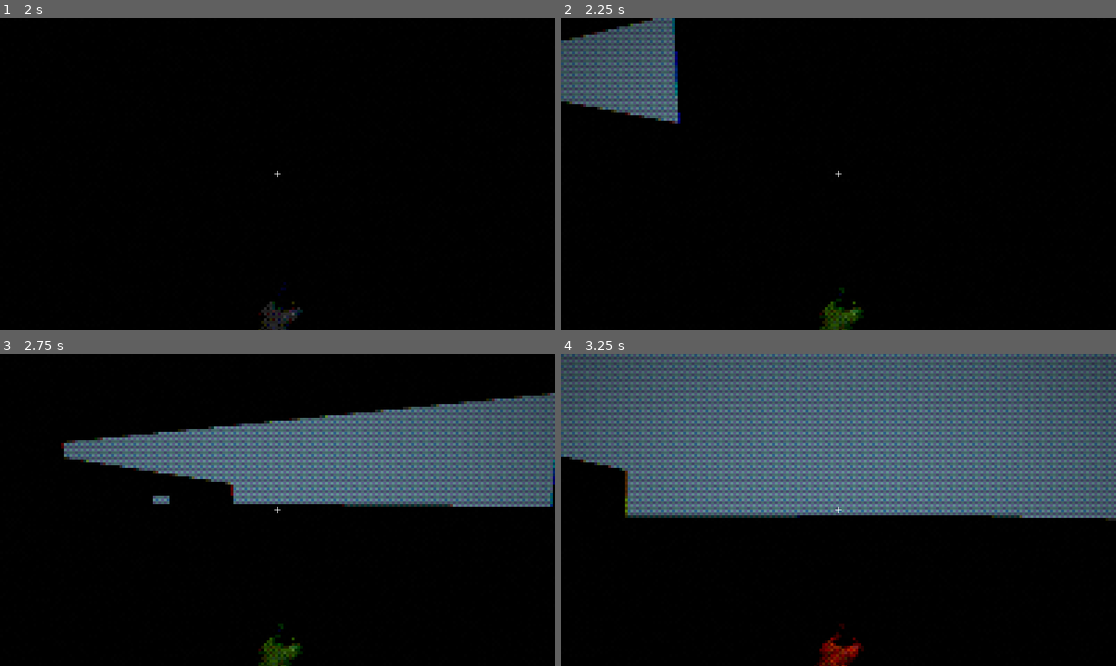
Above: before the commit, frames 1-4 (two rows, left to right).
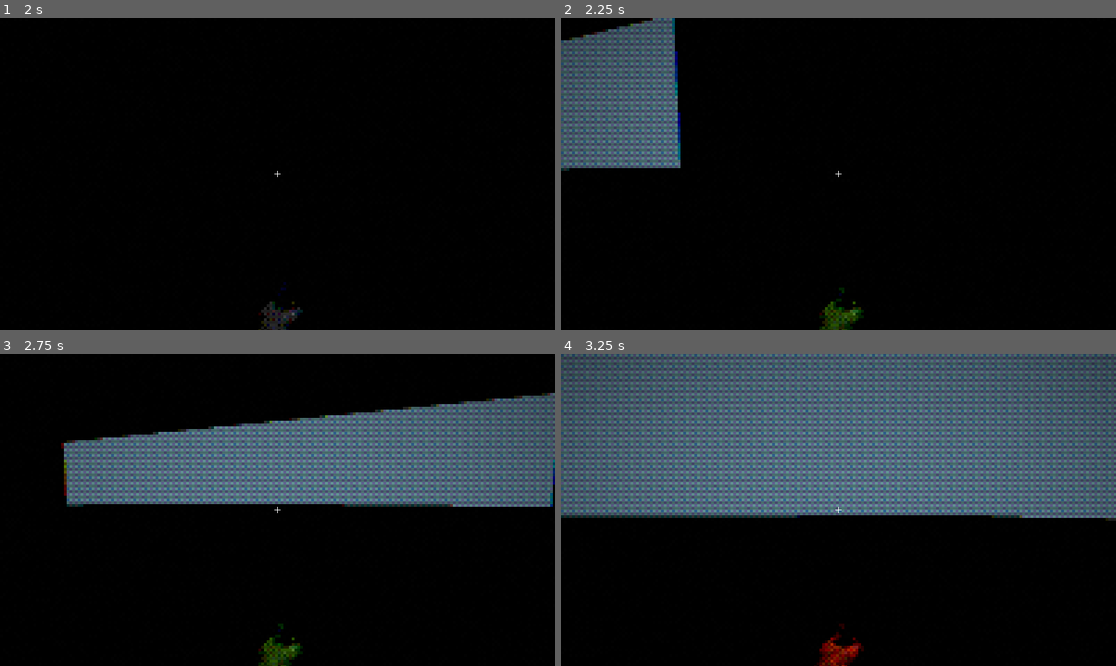
Above: after the commit, the same moments.

Repository: trvdex/mascara-jam
Game: Godot game, scene res://scenes/Menu.tscn
Two runs of this game, one before a commit and one after it. Both use one fixed random seed, a clock stepped at 60 frames per second and the inputs below.
Inputs (mouse positions are in pixels of both pictures, inside the frame that each line leads up to):
- Up to frame 1 (2 s): click "JUGAR" at 0.5 s; tap Enter at 1.25 s; move the mouse to (305, 174) at 1.27 s; hold W (move_forward) from 1.28 s (still down); hold 2 (ammo_blue) from 1.28 s (still down); tap Space (jump) at 1.52 s
- Up to frame 2 (2.25 s): keep holding W (move_forward); tap Space (jump) at 2 s; move the mouse to (810, 174) at 2.02 s; release 2 (ammo_blue) at 2.03 s; tap 3 (ammo_green) at 2.1 s
- Up to frame 3 (2.75 s): keep holding W (move_forward); tap Space (jump) at 2.27 s
- Up to frame 4 (3.25 s): keep holding W (move_forward); move the mouse to (849, 503) at 2.77 s; hold Q (ammo_next) from 2.78 s (still down)

Frame 1 is identical in both runs. In frame 2, 3.9% of the frame differs, in the area x 0-22%, y 26-49%; in frame 3, 3.2%; in frame 4, 2.1%.

Commit message:
BorrarDefaultRoom

Diff:
--- a/scenes/main.tscn
+++ b/scenes/main.tscn
@@ -4,8 +4,7 @@
 [ext_resource type="Script" uid="uid://co6lvnpsywi25" path="res://scenes/main.gd" id="1_tbgi4"]
 [ext_resource type="Script" uid="uid://d3w4nj2qkus1c" path="res://scripts/PlayerMovement.gd" id="3_sugp2"]
 [ext_resource type="PackedScene" uid="uid://dqboq2so76wa2" path="res://enemies/enemie.tscn" id="4_jyhfs"]
-[ext_resource type="PackedScene" uid="uid://c4luh2xtyootg" path="res://scenes/defaultRoom.tscn" id="5_tbgi4"]
-[ext_resource type="Script" path="res://scenes/enemy_spawner.gd" id="5_tefeu"]
+[ext_resource type="Script" uid="uid://dohv8bqcrmetu" path="res://scenes/enemy_spawner.gd" id="5_tefeu"]
 
 [sub_resource type="PhysicsMaterial" id="PhysicsMaterial_jyhfs"]
 
@@ -18,9 +17,6 @@
 
 [node name="Player" parent="." unique_id=1384185698 instance=ExtResource("1_o5qli")]
 script = ExtResource("3_sugp2")
-
-[node name="StaticBody3D2" parent="." unique_id=1073513456 instance=ExtResource("5_tbgi4")]
-collision_layer = 3
 
 [node name="StaticBody3D" type="StaticBody3D" parent="." unique_id=982125684]
 collision_layer = 3
